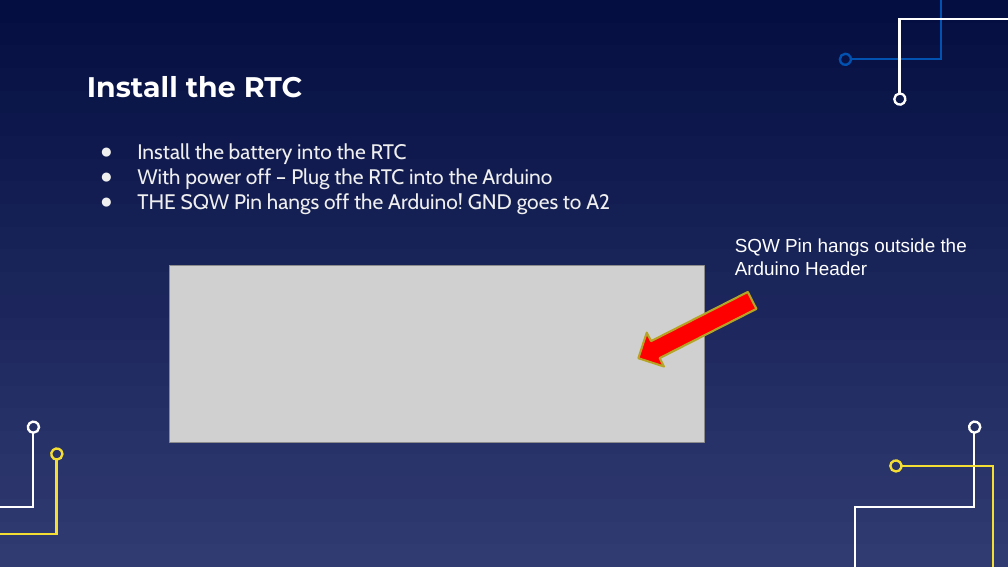
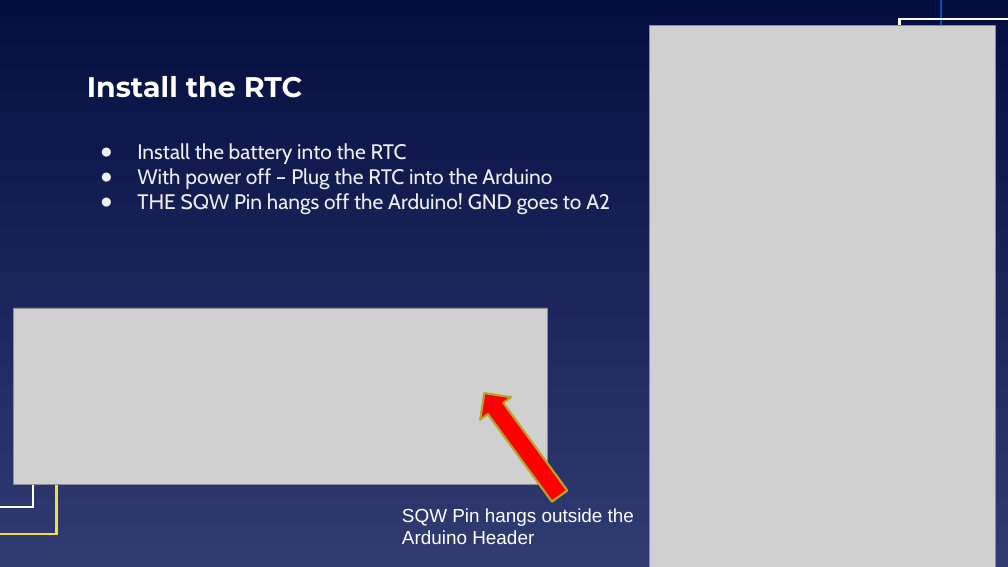
Before and after one commit to EELabMan/Arduino-11-Real-Time-Clocks-and-Datalogging, a slide deck: slide 14 of Data Logging2.pptx. Drawn at 1008x567 pixels with LibreOffice and Linux fonts; fonts in the diff are those of the drawing; grey boxes stand for pictures. Boxes give left, top, right and bottom in pixels: in the first picture for what was removed or moved away, otherwise in the second. Text is boxed around its words. In the diff, an @@ line names an element or a change of style, - is before the commit and + after.

```diff
--- a/Data Logging2.pptx
+++ b/Data Logging2.pptx
@@ picture added at (650, 26, 995, 567) @@
@@ freeform shape removed at (840, 54, 853, 67) @@
@@ freeform shape removed at (895, 94, 907, 107) @@
@@ picture: place and size @@
-picture at (169, 266, 704, 443)
+picture at (13, 308, 547, 485)
@@ right arrow at (469, 382, 575, 507): rotation 153 to 233 degrees @@
@@ freeform shape removed at (26, 420, 39, 433) @@
@@ freeform shape removed at (49, 447, 62, 460) @@
@@ freeform shape removed at (967, 420, 980, 433) @@
@@ freeform shape removed at (891, 459, 904, 472) @@
@@ text "SQW Pin hangs outside the": place and size @@
-text "SQW Pin hangs outside the" at (735, 238, 967, 275)
+text "SQW Pin hangs outside the" at (402, 508, 634, 544)
```
Also in this commit, not shown: 4 other slides changed, 1 slide added, 4 other files.
